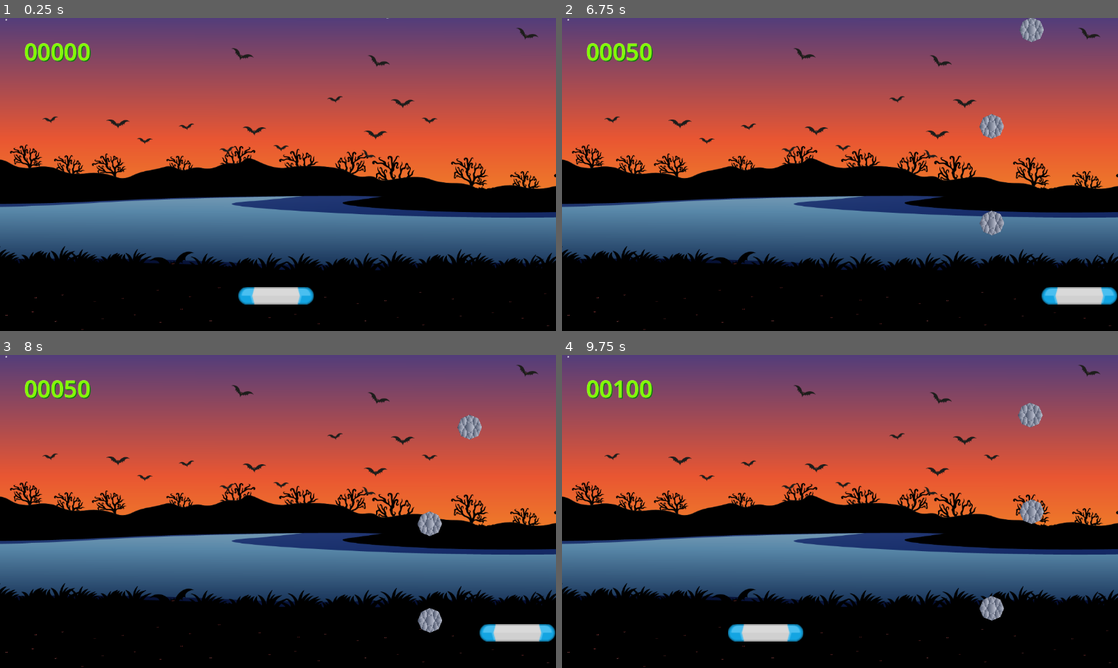
Above: before the commit, frames 1-4 (two rows, left to right).
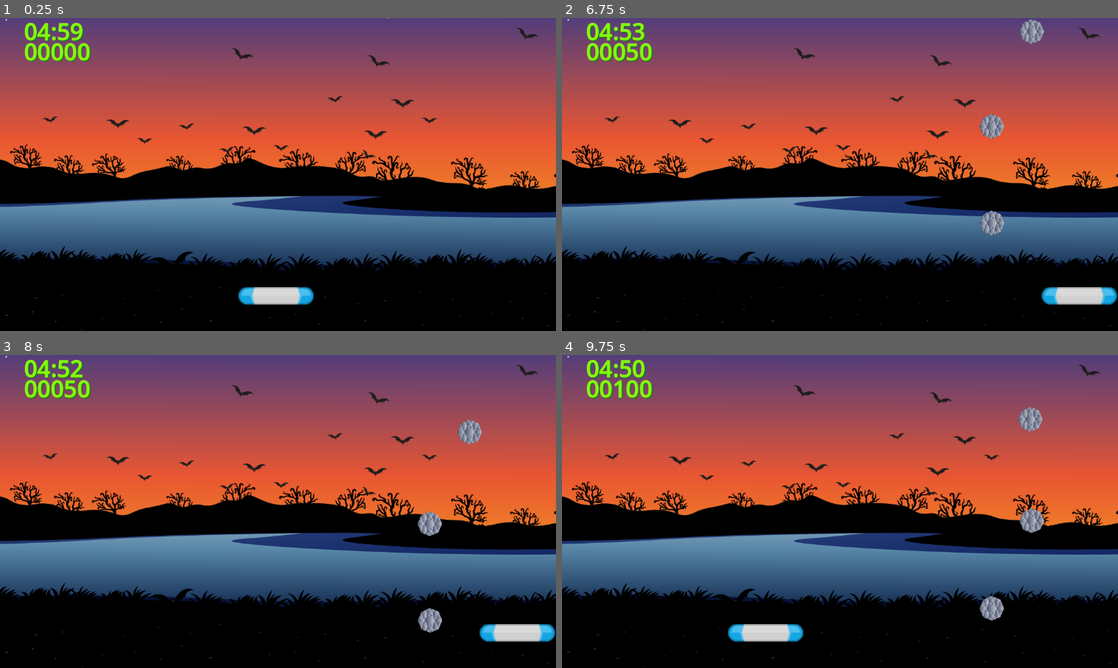
Above: after the commit, the same moments.

Repository: ZuNTeR/GemCatcher
Game: Godot game, scene res://scenes/game.tscn
Two runs of this game, one before a commit and one after it. Both use one fixed random seed, a clock stepped at 60 frames per second and the inputs below.
Inputs:
- Up to frame 1 (0.25 s): no input
- Up to frame 2 (6.75 s): hold D (right) 0.53-2.03 s; hold A (left) 2.03-4.28 s; hold D (right) from 4.28 s (still down)
- Up to frame 3 (8 s): keep holding D (right)
- Up to frame 4 (9.75 s): release D (right) at 8.03 s; hold A (left) 8.03-9.53 s; hold D (right) from 9.53 s (still down)

The runs differ from the first frame. In frame 1, 0.4% of the frame differs, in the area x 4-15%, y 1-8%; in frame 2, 0.5%; in frame 3, 0.6%; in frame 4, 0.9%, in the area x 4-87%, y 1-57%.

Commit message:
att dia 30/09

Diff:
--- a/scenes/GemScenes/gem.gd
+++ b/scenes/GemScenes/gem.gd
@@ -2,27 +2,22 @@
 class_name Gem
 signal on_gem_off_screen
 @export var speed: float = 100.0
+@onready var timer: Timer = $Timer
 
 
 # Called when the node enters the scene tree for the first time.
 func _ready() -> void:
-	var gamenode = get_node("Game/ParedeBaixo")
-	#amenode.connect("on_gem_touch_under_bound")
+	pass
 
 # Called every frame. 'delta' is the elapsed time since the previous frame.
 func _process(delta: float) -> void:
 	position.y += speed * delta
-
-
 	if position.y > get_viewport_rect().size.y + 25.0:
 		on_gem_off_screen.emit()
 		set_process(false)
 		queue_free()
 		set_process(true)
 
-func _on_paddle_area_entered(area: Area2D) -> void:
-	print("test")
-func _on_parede_baixo_area_entered(area: Area2D) -> void:
-
-
-	print("Geeeeeeeemmmmmm")
+#func _on_timer_timeout() -> void:
+#	speed = speed + 1000.0
+#	print("ola")
--- a/scenes/GemScenes/gem.tscn
+++ b/scenes/GemScenes/gem.tscn
@@ -14,3 +14,9 @@
 position = Vector2(0.500002, 0.999998)
 scale = Vector2(0.053, 0.053)
 texture = ExtResource("2_rksw8")
+
+[node name="Timer" type="Timer" parent="."]
+wait_time = 1.562
+autostart = true
+
+[connection signal="timeout" from="Timer" to="." method="_on_timer_timeout"]
--- a/scenes/game.gd
+++ b/scenes/game.gd
@@ -1,13 +1,18 @@
 extends Node2D
 
 @export var gem_scene: PackedScene
+@onready var label_time: Label = $Infos/LabelTime
+@onready var tempo_jogo: Timer = $Infos/TempoJogo
 @onready var label: Label = $Infos/Label
 @onready var timer: Timer = $Infos/Timer
 @onready var audio_gema_capturada: AudioStreamPlayer2D = $Sons/AudioGemaCapturada
 @onready var audio_gema_perdida: AudioStreamPlayer2D = $Sons/AudioGemaPerdida
-
-
-const Paddle = "Paddle"
+@export var base_speed = 100
+@export var speed_increment = 50
+@export var base_wait_time = 2.0
+@export var min_wait_time = 0.1
+@export var speed_scaling_factor = 0.1
+var pontos = 0
 const Gem = "Gem"
 const Gem2 = "Gem2"
 const Gem3 = "Gem3"
@@ -21,86 +26,49 @@
 const ParedeDireita = "ParedeDireita"
 const ParedeEsquerda = "ParedeEsquerda"
 signal on_gem_touch_under_bound
+var _score: int = 0
 
-var _score: int = 0
-# Called when the node enters the scene tree for the first time.
 func _ready() -> void:
 	spawn_gem()
 
-# Called every frame. 'delta' is the elapsed time since the previous frame.
-#func _process(delta: float) -> void:
-#	pass
+
+func _process(delta: float) -> void:
+
+	var m = int (tempo_jogo.time_left) / 60
+	var s = int (tempo_jogo.time_left) % 60
+	if s < 10:
+		label_time.text = "0" + str(m) + ":0" + str(s)
+	else:
+		label_time.text = "0" + str(m) + ":" + str(s)
 
 func spawn_gem() -> void:
 	var new_gem = gem_scene.instantiate()
 
-	if _score >= 100:
-		new_gem.speed += 100
-		#Timer.wait_time= 1.0
-	elif _score >= 200:
-		new_gem.speed += 100
-		#Timer.wait_time= 0.7
-	elif _score >= 300:
-		new_gem.speed += 100
-		#Timer.wait_time= 0.4
-
-
+	if new_gem:
+		new_gem.speed = base_speed + pontos * speed_scaling_factor * speed_increment
+		var new_wait_time = base_wait_time - (pontos * 0.04)
+		timer.wait_time = max(new_wait_time, min_wait_time)
 	var xpos: float = randf_range(70, 1050)
-	#new_gem.on_gem_off_screen(lose_gem)
 	new_gem.position = Vector2(xpos, -50)
 	add_child(new_gem)
-
-#func stop_all() -> void:
-#	timer.stop()
 
 func _on_timer_timeout() -> void:
 	spawn_gem()
 
 func lose_gem() -> void:
 	_score -= 50
+	pontos -= 1
 	label.text = "%05d" % _score
-
 	audio_gema_perdida.play()
-#	if _score < 0:
-#		stop_all()
 
 func _on_paddle_area_entered(area: Area2D) -> void:
-	if area.name == ParedeDireita:
-		pass
-	elif area.name == ParedeEsquerda:
-		pass
-	elif area.name == Gem or Gem2 or Gem3 or Gem4 or Gem5 or Gem6 or Gem7 or Gem8 or Gem9 or Gem10:
+	if area.name == Gem or Gem2 or Gem3 or Gem4 or Gem5 or Gem6 or Gem7 or Gem8 or Gem9 or Gem10:
 		_score += 50
-
+		pontos += 1
 		on_gem_touch_under_bound.emit()
 		label.text = "%05d" % _score
 		audio_gema_capturada.play()
 		area.queue_free()
 
-
 func _on_parede_baixo_area_entered(area: Area2D) -> void:
-
 	lose_gem()
-
-
-	#await get_tree().create_timer(1.0).timeout
-
-	#if area.name == Gem:
-	#	lose_gem()
-	#	print("Geeeeeeeemmmmmm")
-		#on_gem_off_screen.emit()
-		#await get_tree().create_timer(1.0).timeoutS
-
-
-
-func _on_parede_direita_area_entered(area: Area2D) -> void:
-	pass
-
-
-
-func _on_parede_esquerda_area_entered(area: Area2D) -> void:
-	pass # Replace with function body.
-
-
-func _on_parede_cima_area_entered(area: Area2D) -> void:
-	pass # Replace with function body.
--- a/scenes/game.tscn
+++ b/scenes/game.tscn
@@ -71,6 +71,11 @@
 
 [node name="Infos" type="Node2D" parent="."]
 
+[node name="TempoJogo" type="Timer" parent="Infos"]
+wait_time = 300.0
+one_shot = true
+autostart = true
+
 [node name="Label" type="Label" parent="Infos"]
 offset_left = 50.0
 offset_top = 36.0
@@ -85,16 +90,26 @@
 theme_override_font_sizes/font_size = 48
 text = "00000"
 
+[node name="LabelTime" type="Label" parent="Infos"]
+offset_left = 50.0
+offset_top = -6.0
+offset_right = 187.0
+offset_bottom = 61.0
+theme_override_colors/font_color = Color(0.505882, 1, 0, 1)
+theme_override_colors/font_shadow_color = Color(0, 0.529412, 0, 1)
+theme_override_colors/font_outline_color = Color(0.796078, 0.772549, 0.478431, 1)
+theme_override_constants/shadow_offset_x = 2
+theme_override_constants/shadow_offset_y = 2
+theme_override_constants/outline_size = 2
+theme_override_font_sizes/font_size = 48
+text = "00:00"
+
 [node name="Timer" type="Timer" parent="Infos"]
 wait_time = 2.0
 autostart = true
 
 [connection signal="area_entered" from="Paddle" to="." method="_on_paddle_area_entered"]
-[connection signal="area_entered" from="Bordas/ParedeDireita" to="." method="_on_parede_direita_area_entered"]
 [connection signal="area_entered" from="Bordas/ParedeDireita" to="Paddle" method="_on_parede_direita_area_entered"]
 [connection signal="area_entered" from="Bordas/ParedeBaixo" to="." method="_on_parede_baixo_area_entered"]
-[connection signal="area_entered" from="Bordas/ParedeEsquerda" to="." method="_on_parede_esquerda_area_entered"]
 [connection signal="area_entered" from="Bordas/ParedeEsquerda" to="Paddle" method="_on_parede_esquerda_area_entered"]
-[connection signal="area_exited" from="Bordas/ParedeEsquerda" to="Paddle" method="_on_parede_esquerda_area_exited"]
-[connection signal="area_entered" from="Bordas/ParedeCima" to="." method="_on_parede_cima_area_entered"]
 [connection signal="timeout" from="Infos/Timer" to="." method="_on_timer_timeout"]
